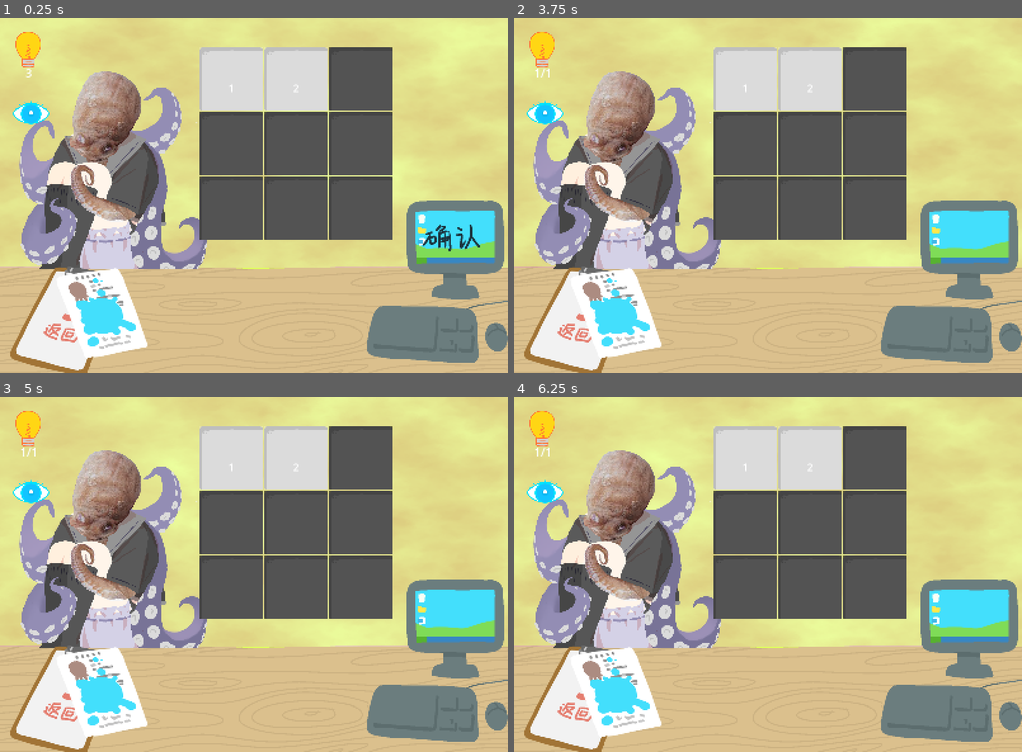
Above: before the commit, frames 1-4 (two rows, left to right).
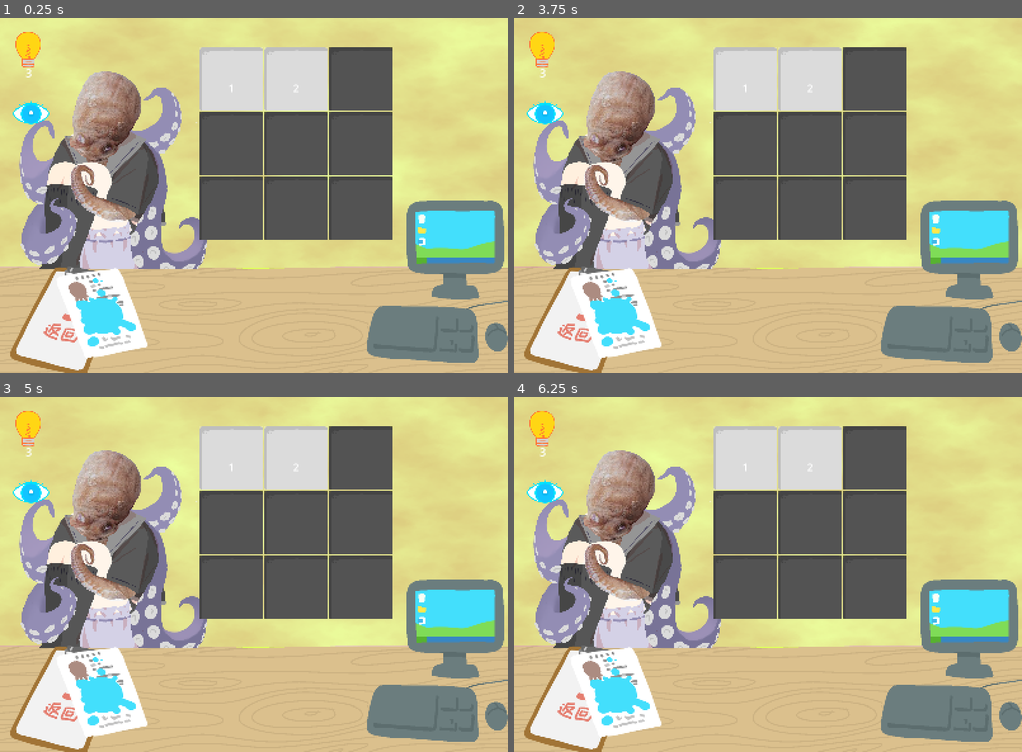
Above: after the commit, the same moments.

Repository: nOstalgia-April/CardGameDemo
Game: Godot game, scene res://tscns/level_select.tscn
Two runs of this game, one before a commit and one after it. Both use one fixed random seed, a clock stepped at 60 frames per second and the inputs below. This scene is started directly instead of the project's main scene. The engine's default icon, where the game draws it, is replaced by a stand-in: a white triangle on a blue panel in a dark square.
Inputs (mouse positions are in pixels of both pictures, inside the frame that each line leads up to):
- Up to frame 1 (0.25 s): no input
- Up to frame 2 (3.75 s): click (966, 238) at 0.52 s; click (595, 333) at 1.25 s; tap Enter at 2, 3.5 s; move the mouse to (879, 177) at 2.02 s; click (879, 177) at 2.17 s; tap Space at 2.75 s; drag from (666, 213) to (742, 266) at 2.77 s; move the mouse to (818, 117) at 3.52 s; click (818, 117) at 3.67 s
- Up to frame 3 (5 s): tap Space at 4.25 s; drag from (228, 645) to (101, 521) at 4.27 s
- Up to frame 4 (6.25 s): tap Enter at 5 s; move the mouse to (920, 627) at 5.02 s; click (920, 627) at 5.17 s; tap Space at 5.75 s; drag from (615, 521) to (691, 485) at 5.77 s

The runs differ from the first frame. In frame 1, 0.3% of the frame differs, in the area x 83-95%, y 58-66%; in frame 2, less than 0.1%; in frame 3, less than 0.1%; in frame 4, less than 0.1%.

Commit message:
成功实现点解锁的关卡弹出确认

Diff:
--- a/scripts/level_select.gd
+++ b/scripts/level_select.gd
@@ -8,6 +8,9 @@
 @onready var fancy_back_button: TextureButton = $CanvasLayer/BackAnchor/FancyBackButton
 @onready var cover_image: TextureRect = $CanvasLayer/BackAnchor/FancyBackButton/CoverImage
 
+# 引用确认按钮
+@onready var confirm_btn: TextureButton = $Root/HUD/TurnEndButton/TextureButton
+
 # 引用 Board 下所有 Cell 里的 Highlight 节点
 @onready var cell_highlights: Array[Panel] = []
 
@@ -16,6 +19,9 @@
 
 # CoverImage 的初始坐标
 var cover_origin: Vector2
+
+# 当前选中的关卡ID
+var selected_level_id: int = 0
 
 # 全局输入检测函数
 func _input(event: InputEvent) -> void:
@@ -70,6 +76,17 @@
 	fancy_back_button.mouse_entered.connect(_on_fancy_back_button_mouse_entered)
 	fancy_back_button.mouse_exited.connect(_on_fancy_back_button_mouse_exited)
 
+	# 初始化确认按钮：禁用并完全透明
+	print("DEBUG: 关卡选择场景已就绪")
+	if confirm_btn != null:
+		print("DEBUG: 确认按钮成功获取")
+		confirm_btn.disabled = true
+		confirm_btn.modulate.a = 0.0
+		# 连接确认按钮的点击事件
+		confirm_btn.pressed.connect(_on_confirm_button_pressed)
+	else:
+		push_error("ERROR: 找不到确认按钮节点！")
+
 	# 监听 Cell 点击事件
 	BattleEventBus.cell_pressed.connect(_on_cell_pressed)
 
@@ -160,8 +177,15 @@
 
 	# 检查是否已解锁
 	if level_index <= max_unlocked_level:
-		# 已解锁，跳转到战斗场景
-		BattleEventBus.go("battle", {"level_id": level_index})
+		# 已解锁，显示确认按钮
+		print("DEBUG: 条件达成，正在显示确认按钮...")
+		selected_level_id = level_index
+		if confirm_btn != null:
+			confirm_btn.disabled = false
+			confirm_btn.modulate.a = 1.0
+			print("DEBUG: 确认按钮已显示")
+		else:
+			push_error("ERROR: confirm_btn 为 null，无法显示按钮！")
 	else:
 		# 未解锁，打印提示
 		print("请先通关上一关")
@@ -182,20 +206,29 @@
 
 	# 只处理鼠标左键按下事件
 	if event is InputEventMouseButton and event.pressed and event.button_index == MOUSE_BUTTON_LEFT:
-		print("[LevelSelect] 点击了关卡: ", index + 1)
+		print("DEBUG: 点击了格子，索引为: ", index + 1, " 状态为: ", "已解锁" if index + 1 <= max_unlocked_level else "未解锁")
 
 		# 检查是否已解锁
 		if index + 1 > max_unlocked_level:
-			# 未解锁，显示提示
+			# 未解锁，显示提示并隐藏确认按钮
 			var message_label: Label = get_node_or_null("MessageLabel") as Label
 			if message_label != null:
 				message_label.text = "请先通关上一关"
 				message_label.visible = true
 				print("[LevelSelect] 关卡未解锁")
+			if confirm_btn != null:
+				confirm_btn.disabled = true
+				confirm_btn.modulate.a = 0.0
+				print("DEBUG: 确认按钮已隐藏")
 		else:
-			# 已解锁，进入关卡
-			print("[LevelSelect] 进入关卡: ", index + 1)
-			BattleEventBus.go("battle", {"level_id": index + 1})
+			# 已解锁，显示确认按钮
+			print("DEBUG: 条件达成，正在显示确认按钮...")
+			print("[LevelSelect] 选择关卡: ", index + 1)
+			selected_level_id = index + 1
+			if confirm_btn != null:
+				confirm_btn.disabled = false
+				confirm_btn.modulate.a = 1.0
+				print("DEBUG: 确认按钮已显示")
 
 
 func _on_cell_00_mouse_entered() -> void:
@@ -232,3 +265,21 @@
 
 func _on_cell_22_mouse_entered() -> void:
 	pass # Replace with function body.
+
+
+# 处理确认按钮点击事件
+func _on_confirm_button_pressed() -> void:
+	print("DEBUG: 确认按钮被点击！准备跳转，LevelID: ", selected_level_id)
+	if selected_level_id > 0 and selected_level_id <= max_unlocked_level:
+		print("[LevelSelect] 确认进入关卡: ", selected_level_id)
+		BattleEventBus.go("battle", {"level_id": selected_level_id})
+		# 重置选中状态并隐藏确认按钮
+		selected_level_id = 0
+		if confirm_btn != null:
+			confirm_btn.disabled = true
+			confirm_btn.modulate.a = 0.0
+			print("DEBUG: 确认按钮已隐藏")
+
+
+func _on_texture_button_pressed() -> void:
+	pass # Replace with function body.
--- a/tscns/level_select.tscn
+++ b/tscns/level_select.tscn
@@ -3,7 +3,8 @@
 [ext_resource type="PackedScene" uid="uid://cyx5jl4c8qdsd" path="res://tscns/battle.tscn" id="1_ouwv7"]
 [ext_resource type="Script" uid="uid://c73eyasv6hc8r" path="res://scripts/level_select.gd" id="2_qttnj"]
 [ext_resource type="Texture2D" uid="uid://4s0hru72081x" path="res://ui_back_1.png" id="3_mkrl1"]
-[ext_resource type="Texture2D" uid="uid://hpy3qgkxudxx" path="res://ui_back_2.png" id="4_h8c4j"]
+[ext_resource type="Texture2D" uid="uid://prvigyny2bgv" path="res://ui_confirm (1).png" id="4_h8c4j"]
+[ext_resource type="Texture2D" uid="uid://hpy3qgkxudxx" path="res://ui_back_2.png" id="5_h8c4j"]
 
 [node name="level_select" unique_id=1557048967 instance=ExtResource("1_ouwv7")]
 script = ExtResource("2_qttnj")
@@ -282,6 +283,11 @@
 grow_vertical = 2
 mouse_filter = 2
 color = Color(0.34509805, 0.654902, 0.8901961, 0.3137255)
+
+[node name="TextureButton" parent="Root/HUD/TurnEndButton" parent_id_path=PackedInt32Array(2051604309) index="1" unique_id=227949170]
+self_modulate = Color(0.2627451, 0.8745098, 0.9882353, 1)
+disabled = true
+texture_disabled = ExtResource("4_h8c4j")
 
 [node name="BackAnchor" type="Control" parent="CanvasLayer" parent_id_path=PackedInt32Array(829244223) index="0" unique_id=1135355005]
 layout_mode = 3
@@ -315,5 +321,7 @@
 [connection signal="mouse_entered" from="Root/Board/GridContainer/Cell20" to="." method="_on_cell_20_mouse_entered"]
 [connection signal="mouse_entered" from="Root/Board/GridContainer/Cell21" to="." method="_on_cell_21_mouse_entered"]
 [connection signal="mouse_entered" from="Root/Board/GridContainer/Cell22" to="." method="_on_cell_22_mouse_entered"]
+[connection signal="pressed" from="Root/HUD/TurnEndButton/TextureButton" to="." method="_on_texture_button_pressed"]
 
 [editable path="Root/Board"]
+[editable path="Root/HUD/TurnEndButton"]
Not shown: 1 places in tscns/level_select.tscn that only renumber resources
